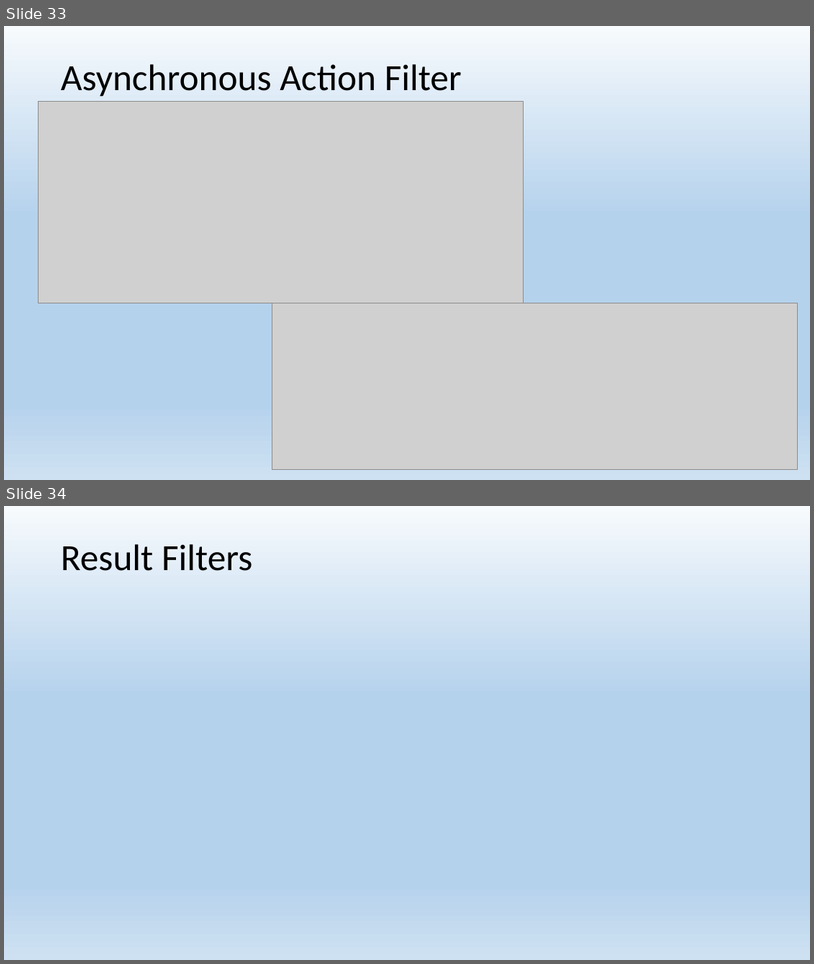
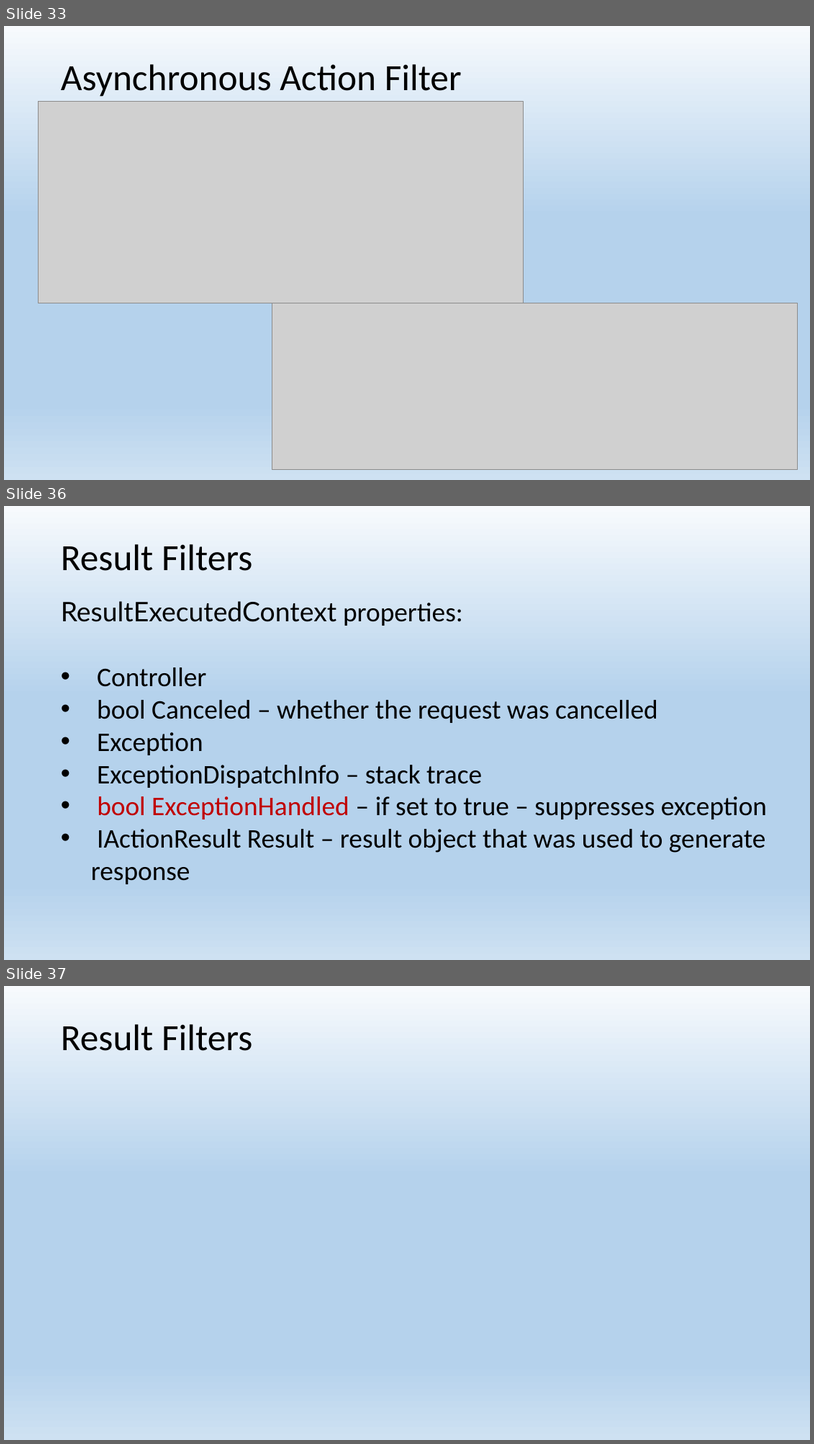
Before and after one commit to EPilyaev/ASPNetCoreMVC, a slide deck: AspNetCoreMVC.pptx. Shown one above the other, each under a label of ours: slides 33 and 34 before the commit, slides 33, 36 and 37 after it; the slides between them are not shown. The pictures are 814x964 and 814x1444 pixels, drawn with LibreOffice and Linux fonts; fonts in the diff are those of the drawing; grey boxes stand for pictures. Boxes give left, top, right and bottom in pixels: in the first picture for what was removed or moved away, otherwise in the second. Text is boxed around its words. In the diff, an @@ line names an element or a change of style, - is before the commit and + after.

Commit message:
Start Result filters

```diff
--- a/AspNetCoreMVC.pptx
+++ b/AspNetCoreMVC.pptx
@@ slide 36 added at box(4, 506, 810, 960), background gradient #F7FAFD to #B5D2EC to #CEE1F2 @@
@@ title added at box(61, 544, 252, 571), 44 pt, text #000000 @@
+Result Filters
@@ text added at box(61, 601, 767, 884), 32 pt, text #000000 @@
+ResultExecutedContext properties:
+• Controller
+• bool Canceled – whether the request was cancelled
+• Exception
+• ExceptionDispatchInfo – stack trace
+• bool ExceptionHandled – if set to true – suppresses exception
+• IActionResult Result – result object that was used to generate response
@@ what was slide 34 is now slide 37 @@
```
Also in this commit, not shown: 2 other slides added.
